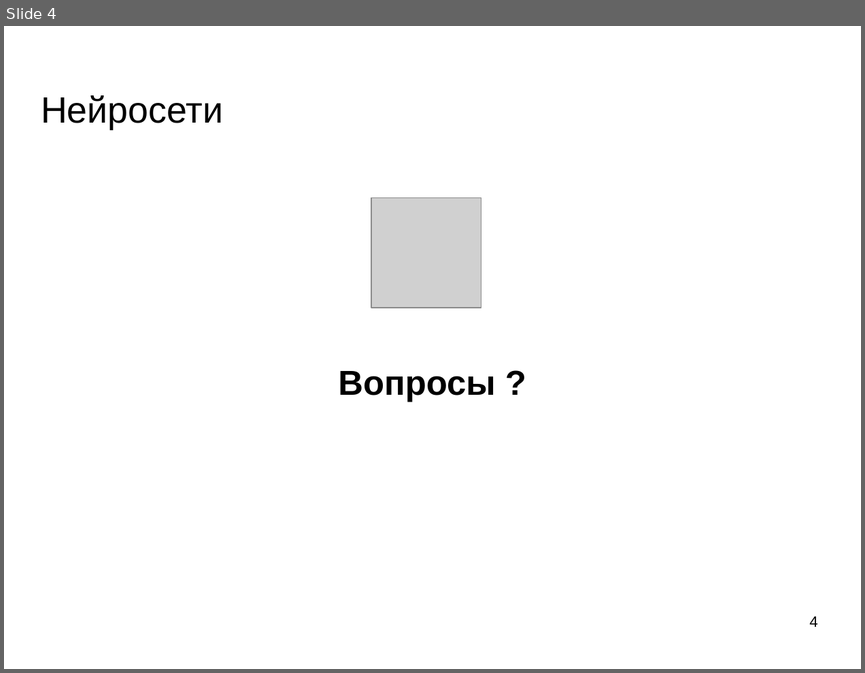
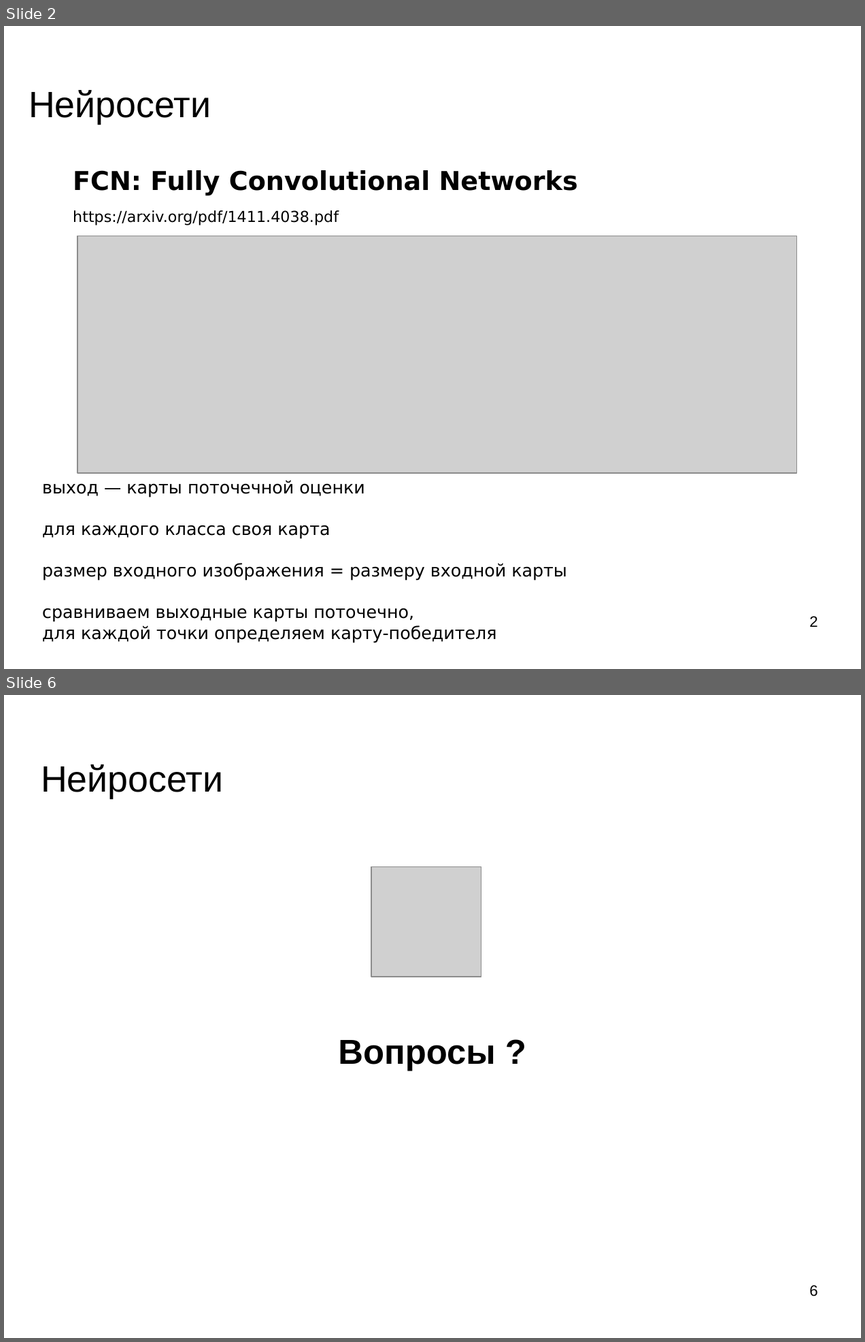
Before and after one commit to mechanoid5/ml_lectorium_legacy, a slide deck: 22-object-loc-img.odp. Shown one above the other, each under a label of ours: slide 4 before the commit, slides 2 and 6 after it; the slides between them are not shown. The pictures are 865x673 and 865x1342 pixels, drawn with LibreOffice and Linux fonts; fonts in the diff are those of the drawing; grey boxes stand for pictures; background and template pictures are left out. Boxes give left, top, right and bottom in pixels: in the first picture for what was removed or moved away, otherwise in the second. Text is boxed around its words. In the diff, an @@ line names an element or a change of style, - is before the commit and + after.

```diff
--- a/22-object-loc-img.odp
+++ b/22-object-loc-img.odp
@@ slide 2 added at (4,26,861,669), background picture (left out) @@
@@ title added at (28,90,211,124), 33.9 pt, text #000000 @@
+Нейросети
@@ text added at (73,170,578,195), 24 pt, text #000000, bold @@
+FCN: Fully Convolutional Networks
@@ text added at (73,210,339,225), 14 pt, text #000000 @@
+https://arxiv.org/pdf/1411.4038.pdf
@@ picture added at (77,236,796,473) @@
@@ text added at (42,480,567,643), 16 pt, text #000000 @@
+выход — карты поточечной оценки
+для каждого класса своя карта
+размер входного изображения = размеру входной карты
+сравниваем выходные карты поточечно,
+для каждой точки определяем карту-победителя
@@ page number added at (809,616,817,626), 14 pt, text #000000 @@
+2
@@ what was slide 4 is now slide 6 @@
@@ page number at (809,1285,817,1296): text changed @@
-4
+6
```
Also in this commit, not shown: 2 slides changed, 2 other slides added, 1 slide removed, 1 other file.
